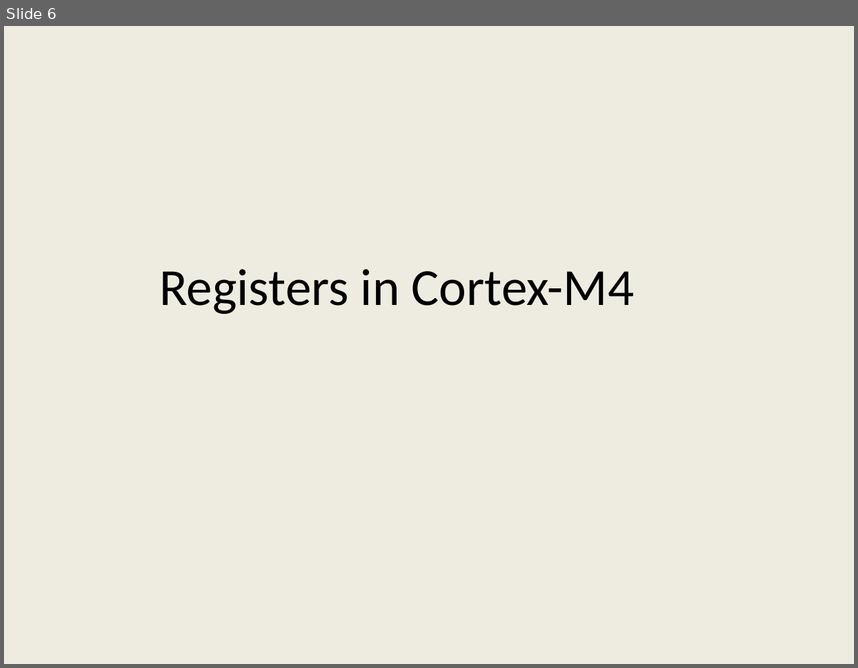
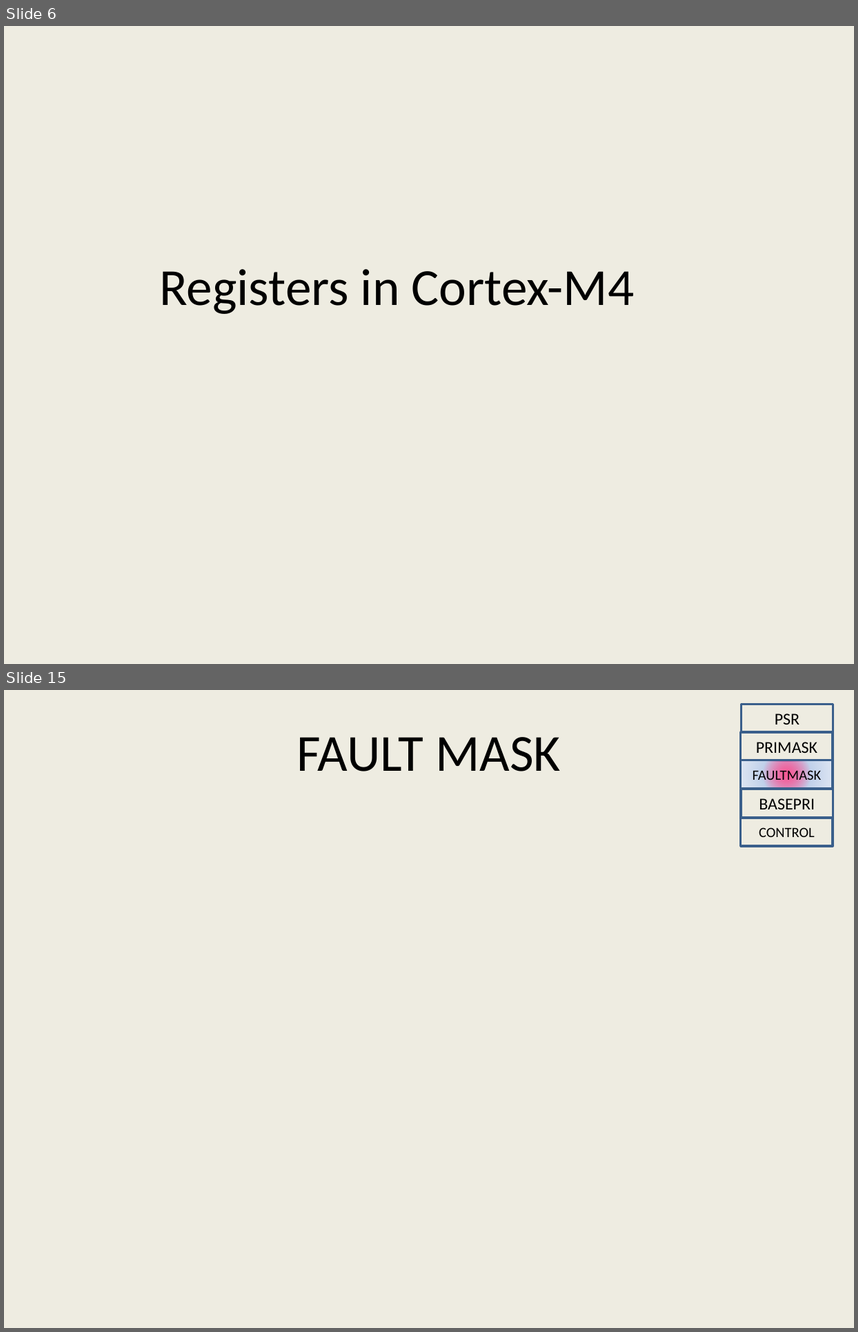
Before and after one commit to girishsukukumar/ARM-Architecture, a slide deck: Module-4.pptx. Shown one above the other, each under a label of ours: slide 6 before the commit, slides 6 and 15 after it; the slides between them are not shown. The pictures are 858x668 and 858x1332 pixels, drawn with LibreOffice and Linux fonts; fonts in the diff are those of the drawing. Boxes give left, top, right and bottom in pixels: in the first picture for what was removed or moved away, otherwise in the second. Text is boxed around its words. In the diff, an @@ line names an element or a change of style, - is before the commit and + after.

```diff
--- a/Module-4.pptx
+++ b/Module-4.pptx
@@ slide 15 added at <box>4,690,854,1328</box>, background #EEECE1 @@
@@ rectangle added at <box>741,704,833,733</box>, outline #3A5F8C 2 pt, 14 pt, text #000000 @@
+PSR
@@ title added at <box>297,737,560,771</box>, 44 pt, text #000000 @@
+FAULT MASK
@@ rectangle added at <box>741,733,833,760</box>, outline #3A5F8C 2 pt, 14 pt, text #000000 @@
+PRIMASK
@@ rectangle added at <box>741,760,833,788</box>, fill gradient #FF0066 to #C2D1ED to #E1E8F5, outline #3A5F8C 2 pt, 12 pt, text #000000 @@
+FAULTMASK
@@ rectangle added at <box>741,789,833,818</box>, outline #3A5F8C 2 pt, 14 pt, text #000000 @@
+BASEPRI
@@ rectangle added at <box>741,818,833,845</box>, outline #3A5F8C 2 pt, 12 pt, text #000000 @@
+CONTROL
```
Also in this commit, not shown: 1 slide changed, 10 other slides added, 11 slides removed.
